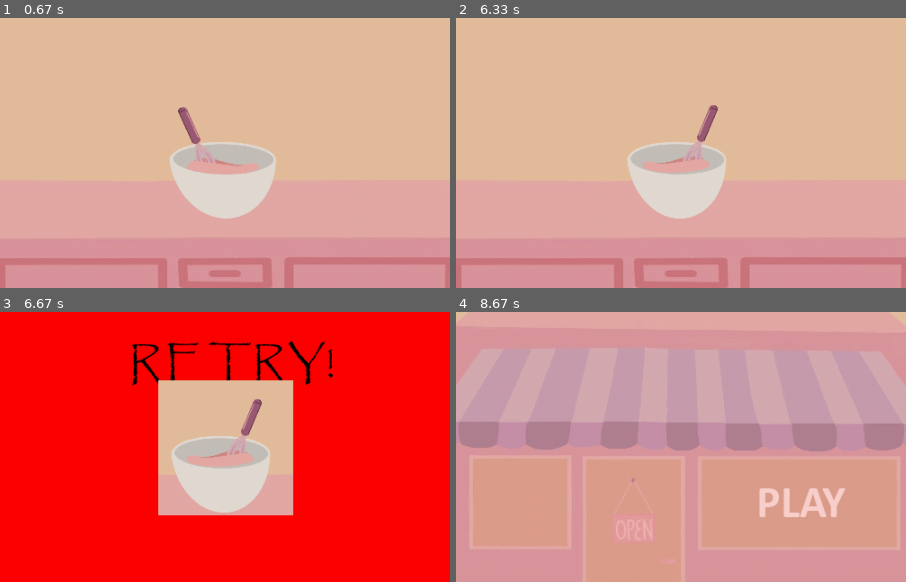
Above: before the commit, frames 1-4 (two rows, left to right).
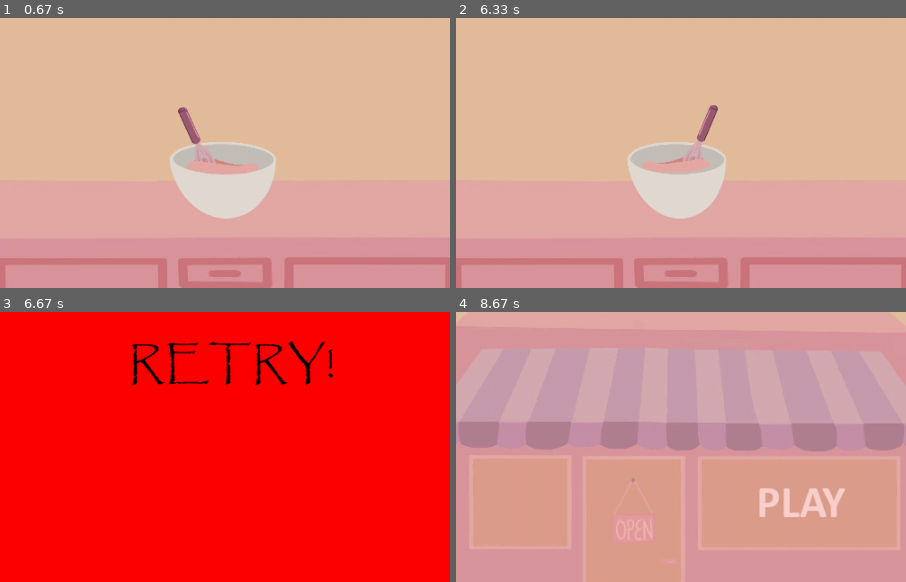
Above: after the commit, the same moments.

Repository: rhit-catapult/pygameproject-caffeinerush
Game: pygame game, started from MainMenu.py
Same seed, same stepped clock (60 frames per second), same inputs: the game is played once before the commit and once after it.
Inputs (mouse positions are % of the whole screen's width and height, from its top left):
- Up to frame 1 (0.67 s): press the mouse at (62, 76) at 0.37 s; move the mouse to (41, 55) at 0.47 s; release the mouse at (19, 35) at 0.6 s
- Up to frame 2 (6.33 s): tap Space at 0.67 s
- Up to frame 3 (6.67 s): no input
- Up to frame 4 (8.67 s): move the mouse to (50, 50) at 8.3 s; press the mouse at (50, 50) at 8.33 s; move the mouse to (45, 53) at 8.43 s; release the mouse at (40, 55) at 8.57 s; move the mouse to (62, 76) at 8.63 s
The pictures show only the part of the screen within x 24-74%, y 40-90%; the shares and areas given below are measured in that part.

Frames 1-2 are identical in both runs. In frame 3, 15% of the frame differs, in the area x 35-66%, y 25-76%; in frame 4, nothing differs.

Commit message:
APPLEm,hgjvjgvg

Diff:
--- a/Task1.py
+++ b/Task1.py
@@ -24,7 +24,7 @@
     image8 = pygame.transform.scale(image8, (1000, 300))
     bg_color = ("white")
 
-    countdown_seconds = 10
+    countdown_seconds = 4
     start_time = pygame.time.get_ticks()  # Get initial time in milliseconds
     timer_font = pygame.font.Font(None, 100)
     timer_text = ""
--- a/Task3.py
+++ b/Task3.py
@@ -53,7 +53,7 @@
     pygame.display.set_caption('Winner Screen')
     screen.fill(pygame.Color('gray'))
     clock = pygame.time.Clock()
-
+    playing = True
     counter = 0
     image2 = pygame.image.load("Spacebarbackground.jpeg")
     image2 = pygame.transform.scale(image2, (1000, 600))
@@ -77,7 +77,9 @@
                 if pressed_keys[pygame.K_SPACE]:
                    mix.show_left = not mix.show_left
                 counter = counter + 1
+
                 print("space_count =" + str(counter))
+
         if counter == 30:
             font = pygame.font.Font("calibri-italic.ttf", 100)
             text_surface = font.render("!YOU WIN!", True, (25, 150, 20))  # creates text surface
@@ -112,6 +114,7 @@
             screen.fill(pygame.Color('red'))
             task_text6 = "Task failed!"
             task_text7 = "RETRY!"
+            playing = False
             task_text_surface6 = task_font.render(task_text6, True, (0, 0, 0))
             task_text_rect6 = task_text_surface6.get_rect(center=(500, 200))
             task_text_surface7 = task_font.render(task_text7, True, (0, 0, 0))
@@ -129,8 +132,8 @@
 
 
         # TODO 15: Make a Hero, named alyssa, with appropriate images, starting at position x=700 y=400.
-
-        mix.draw()
+        if playing:
+            mix.draw()
         pygame.display.update()
 
 if __name__ == "__main__":
